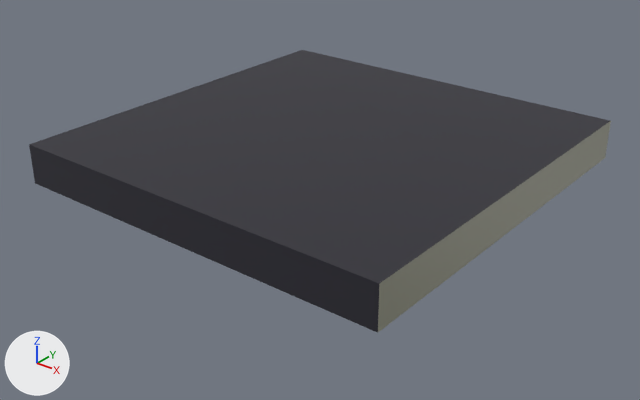
One commit to the FBX model unity/Assets/Models/Paths/p2/body.fbx: the scene before it, then after it.
Before and after are seen from a 50 mm camera at (12.34, -15.79, 8.38) aimed at (-0.09, -0.25, -1.25). The axes (+X, +Y, +Z) are drawn at lower left. The lights are the same throughout. The picture after the commit comes second. Where no turn or scale is listed for an object, it has been applied to the vertices.

Objects in the first picture: 'Body.001'.
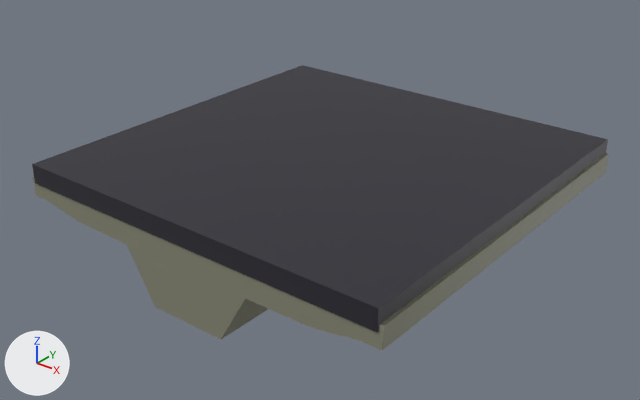
Patch to the scene script:
```diff
--- a/unity/Assets/Models/Paths/p2/body.fbx.py
+++ b/unity/Assets/Models/Paths/p2/body.fbx.py
@@ me_cube_007 @@
 # used by ob_body_001; location = (0.0, 0.0, 0.0)
 # verts and faces of me_cube_007; kept vertices keep their numbers, new ones are numbered from 8
 # before: 1 (-5.0, -5.0, 0.5) at pixel (29, 144), 3 (-5.0, 5.0, 0.5) at pixel (302, 49), 5 (5.0, -5.0, 0.5) at pixel (379, 283), 7 (5.0, 5.0, 0.5) at pixel (610, 120)
-me_cube_007.from_pydata(...)  # 8 vertices, 6 faces; spans x -5.0..5.0, y -5.0..5.0, z -0.5..0.5
+me_cube_007.from_pydata(...)  # 52 vertices, 48 faces; spans x -5.11..5.09, y -5.0..5.0, z -2.39..0.0
+# me_cube_007 part 1: a new loose piece of 44 vertices spanning x -5.11..5.09, y -4.96..4.96, z -2.39..-0.36, in mat_path_concrete (grey #888976)
+# me_cube_007 part 2
+for i in [1, 3, 5, 7]: verts[i] += (0.0, 0.0, -0.5)
+# me_cube_007 part 3: 2 faces spanning x -5.0..5.0, y -5.0..5.0, z -0.5..0.0 switch from mat_path_concrete (grey #888976) to mat_path_asphalt (dark grey #292832)
```

Location of each change, (x1, y1, x2, y2) in pixels of the pictures (640 x 400 px; the box of a moved part takes in the faces that stretch with it):
'Body.001', reshaped
    before: (29, 50, 611, 333)
    after: (32, 65, 609, 350)
part 1 of me_cube_007, added
    after: (33, 153, 609, 350)
part 2 of me_cube_007, moved or reshaped
    before: (29, 50, 611, 333)
    after: (32, 65, 608, 333)
part 3 of me_cube_007, recoloured
    before: (378, 121, 611, 332)
    after: (378, 140, 608, 332)
